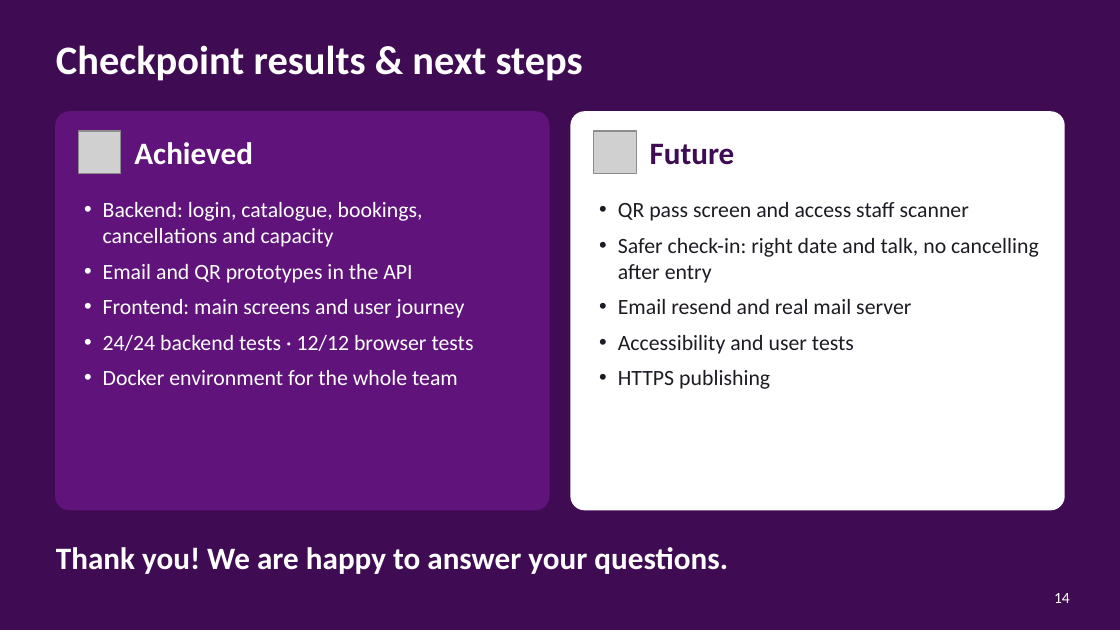
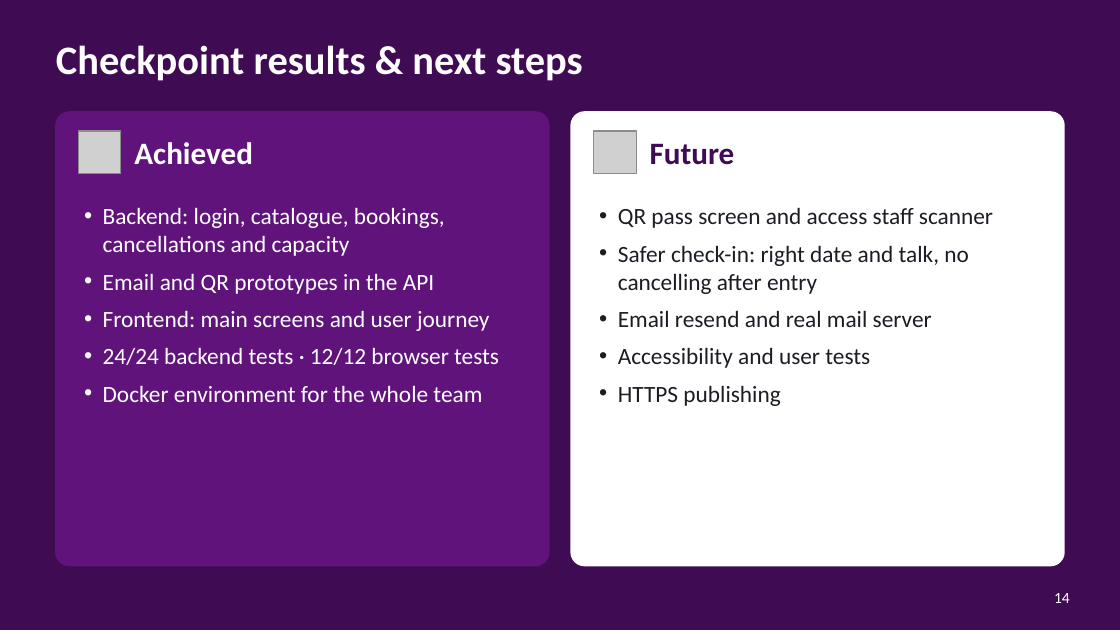
Before and after one commit to pablopedron/SABITECH, a slide deck: slide 14 of documents/Presentacion/07_2_DAW_Intermodular_1Evaluacion_SABITECH_WEB_Presentacion.pptx. Drawn at 1120x630 pixels with LibreOffice and Linux fonts; fonts in the diff are those of the drawing; grey boxes stand for pictures; background and template pictures are left out. Boxes give left, top, right and bottom in pixels: in the first picture for what was removed or moved away, otherwise in the second. Text is boxed around its words. In the diff, an @@ line names an element or a change of style, - is before the commit and + after.

```diff
--- a/documents/Presentacion/07_2_DAW_Intermodular_1Evaluacion_SABITECH_WEB_Presentacion.pptx
+++ b/documents/Presentacion/07_2_DAW_Intermodular_1Evaluacion_SABITECH_WEB_Presentacion.pptx
@@ rounded rectangle: place and size @@
-rounded rectangle at bbox=[56, 112, 549, 510]
+rounded rectangle at bbox=[56, 112, 549, 566]
@@ rounded rectangle at bbox=[56, 112, 549, 566]: proportions changed @@
@@ rounded rectangle at bbox=[571, 112, 1064, 566]: proportions changed @@
@@ rounded rectangle: place and size @@
-rounded rectangle at bbox=[571, 112, 1064, 510]
+rounded rectangle at bbox=[571, 112, 1064, 566]
@@ text "Backend: login, catalogue, bookings, cancellations ..." at bbox=[103, 207, 499, 402]: size 14 to 15 pt @@
@@ text "QR pass screen and access ..." at bbox=[618, 207, 993, 406]: size 14 to 15 pt @@
@@ text removed at bbox=[56, 547, 728, 574] @@
-Thank you! We are happy to answer your questions.
```
Also in this commit, not shown: 1 slide added, 2 other files.
